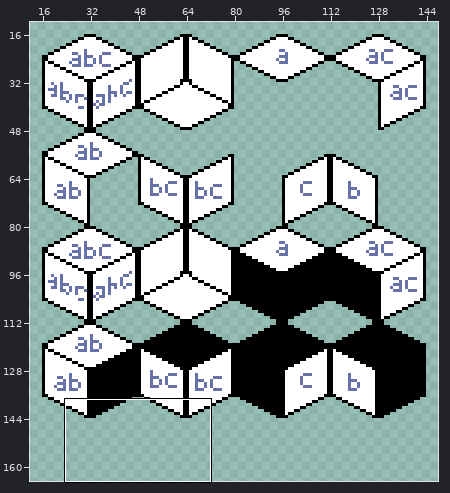
Two versions of one pixel-art file, assets/tilesets/isodig-world/isodig-world.aseprite. The picture above shows the old version from afar; the outline marks the close-up.
Close-up. The starting point:
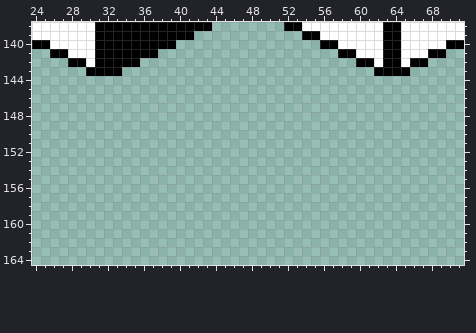
640x320 pixels, 1 frame. Shown: x 24..71, y 138..164. The wide view leaves out empty margins.
After:
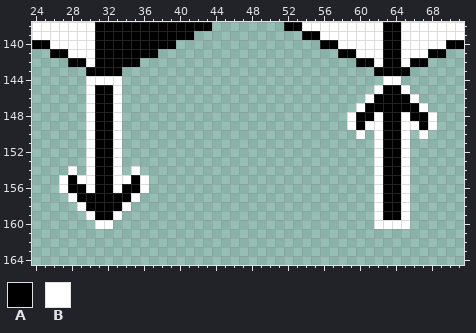
Palette (. is transparent): A #000000  B #ffffff
Changes in this commit:
Layer "Layer 1":
y 144: x 30..33 .... -> BBBB; x 63..64 .. -> BB
y 145: x 30..33 .... -> BAAB; x 62..65 .... -> BAAB
y 146: x 30..33 .... -> BAAB; x 61..66 ...... -> BAAAAB
y 147: x 30..33 .... -> BAAB; x 60..67 ........ -> BAAAAAAB
y 148: x 30..33 .... -> BAAB; x 59..68 .......... -> BAABAABAAB
y 149: x 30..33 .... -> BAAB; x 59..68 .......... -> BABBAABBAB
y 150: x 30..33 .... -> BAAB; x 60 . -> B; x 62..65 .... -> BAAB; x 67 . -> B
y 151..153: x 30..33 .... -> BAAB; x 62..65 .... -> BAAB
y 154: x 28 . -> B; x 30..33 .... -> BAAB; x 35 . -> B; x 62..65 .... -> BAAB
y 155: x 27..36 .......... -> BABBAABBAB; x 62..65 .... -> BAAB
y 156: x 27..36 .......... -> BAABAABAAB; x 62..65 .... -> BAAB
y 157: x 28..35 ........ -> BAAAAAAB; x 62..65 .... -> BAAB
y 158: x 29..34 ...... -> BAAAAB; x 62..65 .... -> BAAB
y 159: x 30..33 .... -> BAAB; x 62..65 .... -> BAAB
y 160: x 31..32 .. -> BB; x 62..65 .... -> BBBB
Pixel boxes of the changes (left, top, right, bottom) in both close-ups:
added: (59, 76, 149, 229)
added: (347, 76, 437, 229)
